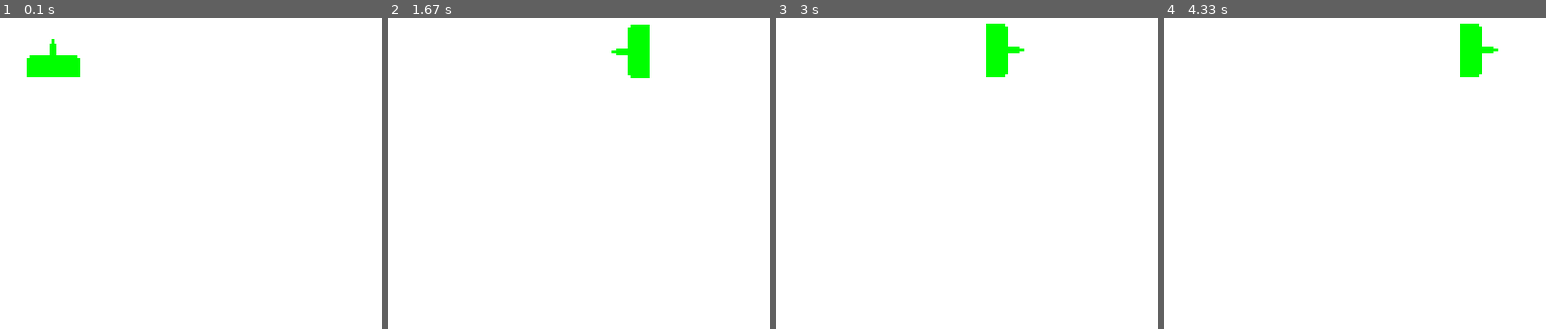
Above: before the commit, frames 1-4 (left to right).
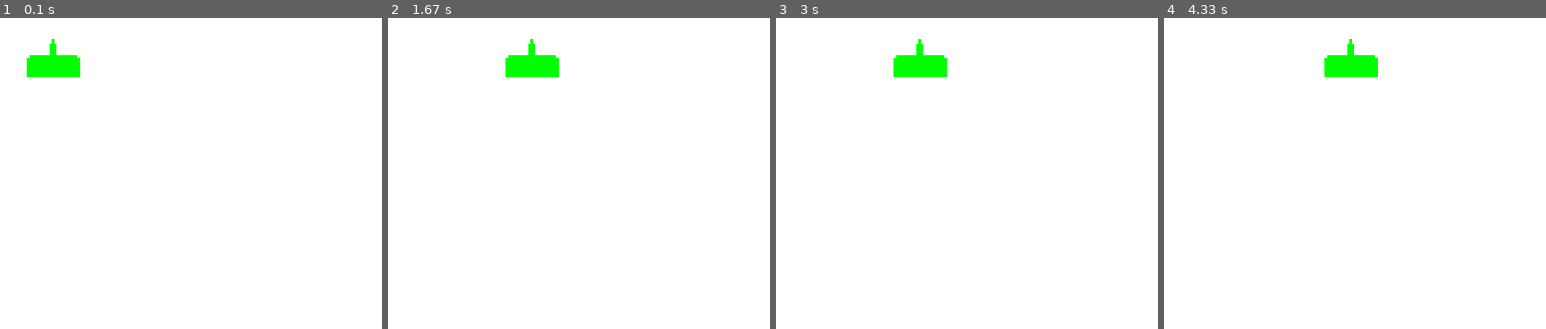
Above: after the commit, the same moments.

Repository: MysticFlarePlayz/Pygame-SpaceInvaders
Game: pygame game, started from SpaceInvaders.py
Two runs of this game, one before a commit and one after it. Both use one fixed random seed, a clock stepped at 60 frames per second and the inputs below.
Inputs:
- Up to frame 1 (0.1 s): no input
- Up to frame 2 (1.67 s): hold Right 0.33-0.8 s; hold Right 0.83-1.3 s; hold Left from 1.33 s (still down)
- Up to frame 3 (3 s): release Left at 1.87 s; hold Left 1.9-2.3 s; hold Right 2.33-2.97 s
- Up to frame 4 (4.33 s): hold Left 3-3.47 s; hold Right 3.5-3.97 s; hold Right from 4 s (still down)
The pictures show only the part of the screen within x 34-84%, y 0-50%; the shares and areas given below are measured in that part.
In our replay, the window is 800x600 before the commit and 800x800 after it. These sizes can differ from the game's own. Grey fills any space a smaller window leaves; there, only what the larger window draws over its background counts as a difference.

The runs differ from the first frame. In frame 1, only the window size differs. In frame 2, 2.1% of the frame differs, in the area x 30-69%, y 2-20%; in frame 3, 2.1%; in frame 4, 2.1%.

Commit message:
Update SpaceInvaders.py

Diff:
--- a/SpaceInvaders.py
+++ b/SpaceInvaders.py
@@ -1,6 +1,10 @@
 import pygame
 pygame.init()
-screen = pygame.display.set_mode((800, 600))
+
+HEIGHT = 800
+WIDTH = 800
+
+screen = pygame.display.set_mode((HEIGHT, WIDTH))
 black = (0, 0, 0)
 white = (255, 255, 255)
 pos_x = 300
@@ -8,45 +12,41 @@
 pos_x_m = 0
 pos_y_m = 0
 exit = False
-player = pygame.image.load("SpaceShip.png")
 clock = pygame.time.Clock()
+
+class Player(pygame.sprite.Sprite):
+    def __init__(self):
+        pygame.sprite.Sprite.__init__(self)
+        self.image = pygame.image.load("SpaceShip.png")
+        self.rect = self.image.get_rect()
+        self.rect.x = pos_x
+        self.rect.y = pos_y
+        self.speedx = 0
+    def update(self):
+        self.speedx = 0
+        keystate = pygame.key.get_pressed()
+        if keystate[pygame.K_LEFT]:
+            self.speedx = -5
+        if keystate[pygame.K_RIGHT]:
+            self.speedx = 5
+        self.rect.x += self.speedx
+        if self.rect.right > WIDTH:
+            self.rect.right = WIDTH
+        if self.rect.left < 0:
+            self.rect.left = 0
+sprites = pygame.sprite.Group()
+player = Player()
+sprites.add(player)
 while not exit:
     for event in pygame.event.get():
         if(event.type == pygame.QUIT):
             exit = True
-        if (event.type == pygame.KEYUP):
-            if(event.key == pygame.K_LEFT or event.key == pygame.K_RIGHT):
-                pos_x_m = 0
-            if (event.key == pygame.K_UP):
-                pos_y_m = 0
-            if (event.key == pygame.K_DOWN):
-                pos_y_m = 0
-        if(event.type == pygame.KEYDOWN):
-            if(event.key == pygame.K_RIGHT):
-                pos_x_m = 10
-                player = pygame.image.load("SpaceShipRight.png")
-            if(event.key == pygame.K_LEFT):
-                pos_x_m = -10
-                player = pygame.image.load("SpaceShipLeft.png")
-            if (event.key == pygame.K_UP):
-                pos_y_m = -10
-                player = pygame.image.load("SpaceShip.png")
-            if (event.key == pygame.K_DOWN):
-                pos_y_m= 10
-                player = pygame.image.load("SpaceShipDown.png")
-    if pos_x >  800:
-        pos_x = 0
-    if pos_x < 0:
-        pos_x = 800
-    if pos_y < 0:
-        pos_y = 600
-    if pos_y > 600:
-        pos_y = 0
     pos_x += pos_x_m
     pos_y += pos_y_m
     clock.tick(30)
     screen.fill(white)
-    screen.blit(player, [pos_x, pos_y])
+    sprites.draw(screen)
+    sprites.update()
     pygame.display.update()
 pygame.quit()
 quit()
